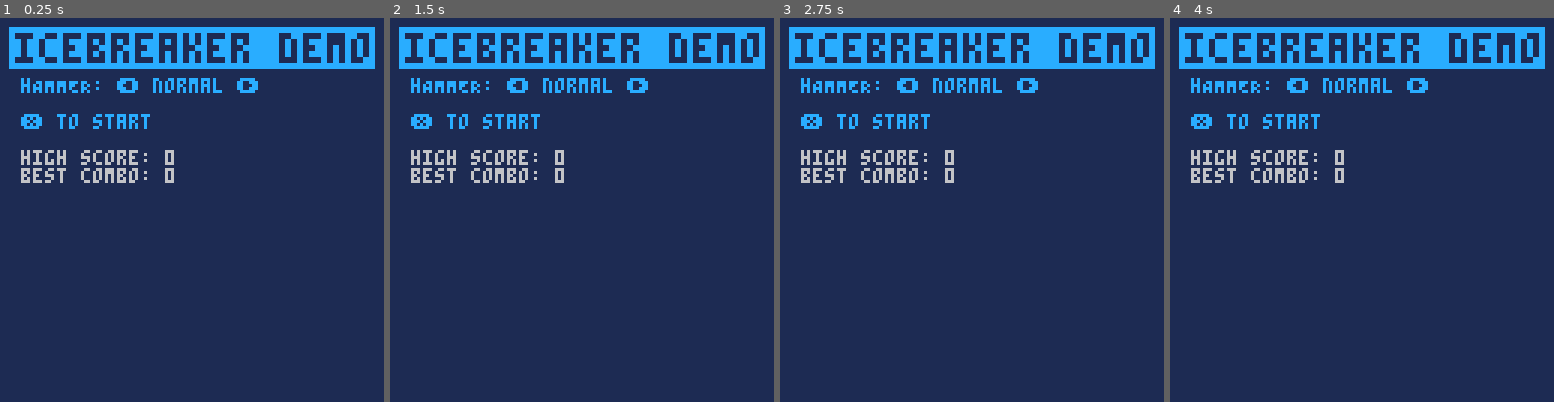
Above: before the commit, frames 1-4 (left to right).
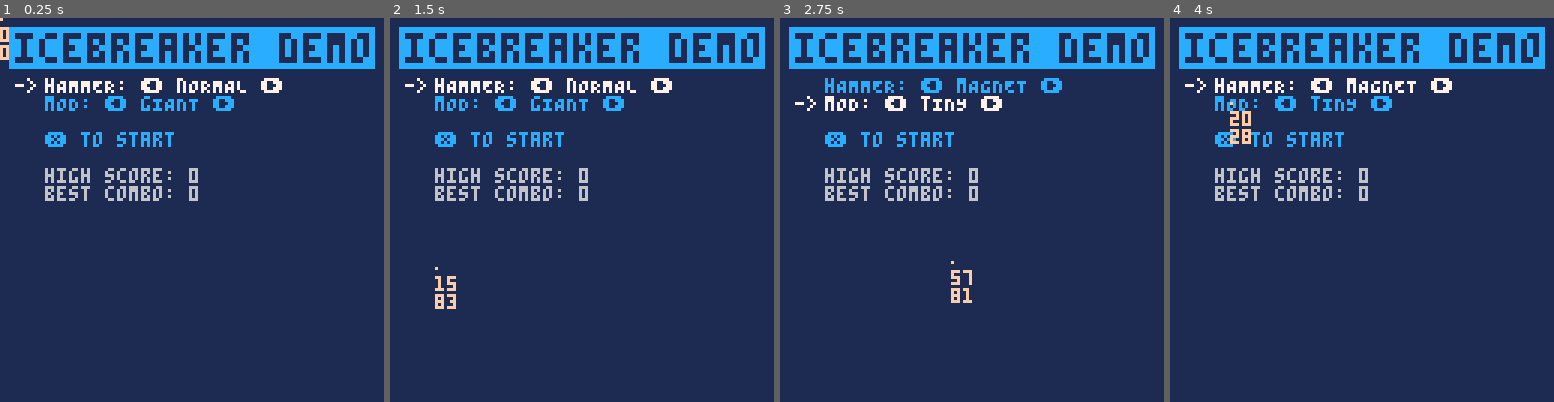
Above: after the commit, the same moments.

Repository: wsasaki01/icebreaker
Game: PICO-8 cartridge p2/icebreaker-p2.p8
The game is run twice, just before and just after one commit, with the same random seed, the same clock (stepped at 60 frames per second) and the same inputs.
Inputs (mouse positions are in pixels of both pictures, inside the frame that each line leads up to):
- Up to frame 1 (0.25 s): no input
- Up to frame 2 (1.5 s): tap X (X key) at 0.33, 1.07 s; click (670, 121) at 0.67 s; tap O (Z key) at 0.7 s; click (436, 267) at 1.22 s
- Up to frame 3 (2.75 s): hold Right 1.6-2.1 s; tap O (Z key) at 1.7, 2.1, 2.5 s; click (887, 114) at 1.77 s; tap X (X key) at 1.85 s; hold Up 2.15-2.42 s; click (952, 259) at 2.32 s; hold Right from 2.47 s (still down)
- Up to frame 4 (4 s): click (1404, 106) at 2.87 s; tap O (Z key) at 2.9, 3.3, 3.7 s; tap X (X key) at 2.97 s; release Right at 3.03 s; hold Left 3.08-3.58 s; click (1465, 256) at 3.42 s; hold Down 3.63-3.97 s; click (1231, 102) at 3.97 s

The runs differ from the first frame. In frame 1, 5.5% of the frame differs, in the area x 0-74%, y 0-48%; in frame 2, 5.6%, in the area x 3-74%, y 15-76%; in frame 3, 5.1%; in frame 4, 5.5%.

Commit message:
Title screen changes

Diff:
--- a/p2/draw.lua
+++ b/p2/draw.lua
@@ -2,9 +2,11 @@
     if menu then
         cls(1)
         print("\^i\^t\^wicebreaker demo", 5, 5, 12)
-        print("hAMMER: ⬅️ "..h_types[h_type].." ➡️", 7, 20)
+        print("->", 5, 20+6*(mc-1), 7)
+        print("hAMMER: ⬅️ "..h_types[menu_op.h_type].name.." ➡️", 15, 20, mc==1 and 7 or 12)
+        print("mOD: ⬅️ "..mods[menu_op.mod].name.." ➡️", mc==2 and 7 or 12)
 
-        if (start_cnt != 0) rectfill(6, 31, 6+44*start_cnt/start_fr, 37, 7)
+        if (start_cnt != 0) rectfill(14, 37, 14+44*start_cnt/start_fr, 43, 7)
         print("\n❎ to start\n", 12)
         print("high score: "..tostr(remove_zero(h_score)), 6)
         print("best combo: "..tostr(h_combo))
--- a/p2/init.lua
+++ b/p2/init.lua
@@ -2,7 +2,7 @@
     _g = _ENV
 
     poke(0x5F2D, 1)
-    mouse = false
+    mouse = true
 
     menu = true
     play = false
@@ -12,15 +12,26 @@
     h_score = format_score(dget(0), dget(1), dget(2))
     h_combo = dget(3)
 
+    mc = 1
+    menu_op_len = 2
+    menu_op = {
+        h_type = 1,
+        mod = 1
+    }
+
+    h_types = {
+        {id=1, name="nORMAL", desc="tHE CLASSIC"},
+        {id=2, name="mAGNET", desc="rECALL TO HIT"}
+    }
+
+    mods = {
+        {id=1, name="gIANT", desc="eASIER TO HIT TARGETS,\nBUT UNWEILDY"},
+        {id=2, name="tINY", desc="sNIPER SHOT; AIM WITH CARE"},
+        {id=3, name="mIRROR", desc="tHROW BACKWARDS"}
+    }
+
     p = {}
     h = {}
-    h_type = 1
-    h_type_no = 2
-
-    h_types = {
-        "normal",
-        "magnet"
-    }
 
     p_a_len = 0.3
     p_a_size = 7
--- a/p2/setup.lua
+++ b/p2/setup.lua
@@ -1,6 +1,6 @@
 function start_game()
     p = create_player()
-    h = create_weapon(h_type)
+    h = create_weapon(h_types[menu_op.h_type].id)
 
     e_cnt = e_init_cnt
     attacks = {}
--- a/p2/update.lua
+++ b/p2/update.lua
@@ -1,18 +1,50 @@
 function _update()
     if menu then
         if btnp(0) then
-            if h_type != 1 then
-                h_type-=1
-            else
-                h_type=h_type_no
+            if mc==1 then
+                if menu_op.h_type != 1 then
+                    menu_op.h_type-=1
+                else
+                    menu_op.h_type=#h_types
+                end
+            elseif mc==2 then
+                if menu_op.mod != 1 then
+                    menu_op.mod-=1
+                else
+                    menu_op.mod=#mods
+                end
             end
         end
 
         if btnp(1) then
-            if h_type != h_type_no then
-                h_type+=1
+            if mc==1 then
+                if menu_op.h_type != #h_types then
+                    menu_op.h_type+=1
+                else
+                    menu_op.h_type=1
+                end
+            elseif mc==2 then
+                if menu_op.mod != #mods then
+                    menu_op.mod+=1
+                else
+                    menu_op.mod=1
+                end
+            end
+        end
+
+        if btnp(2) then
+            if mc != 1 then
+                mc-=1
             else
-                h_type=1
+                mc=menu_op_len
+            end
+        end
+
+        if btnp(3) then
+            if mc != menu_op_len then
+                mc += 1
+            else
+                mc=1
             end
         end
 
